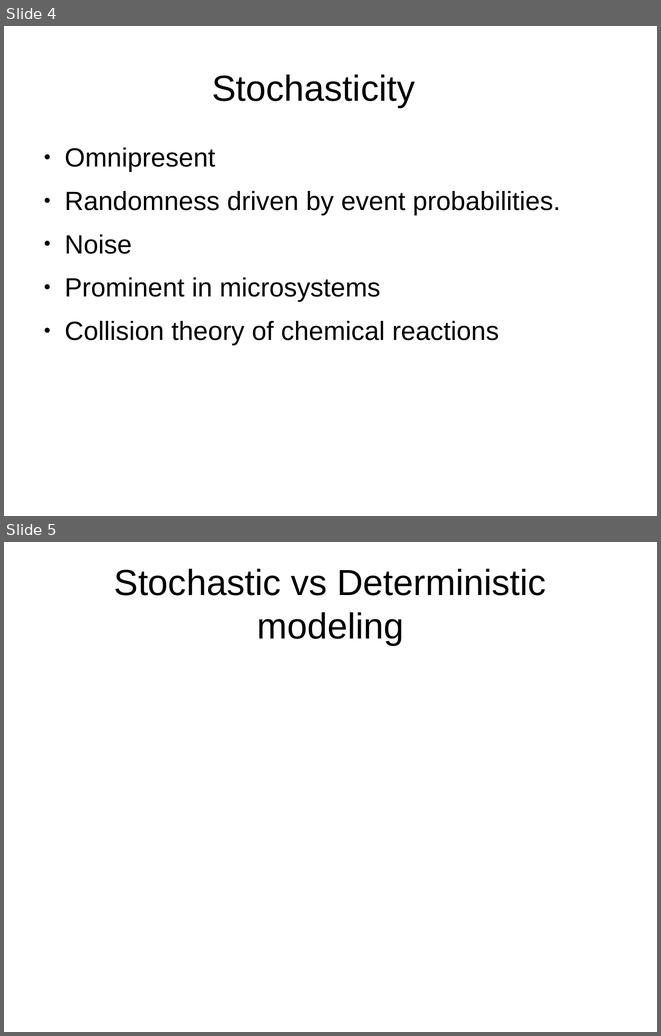
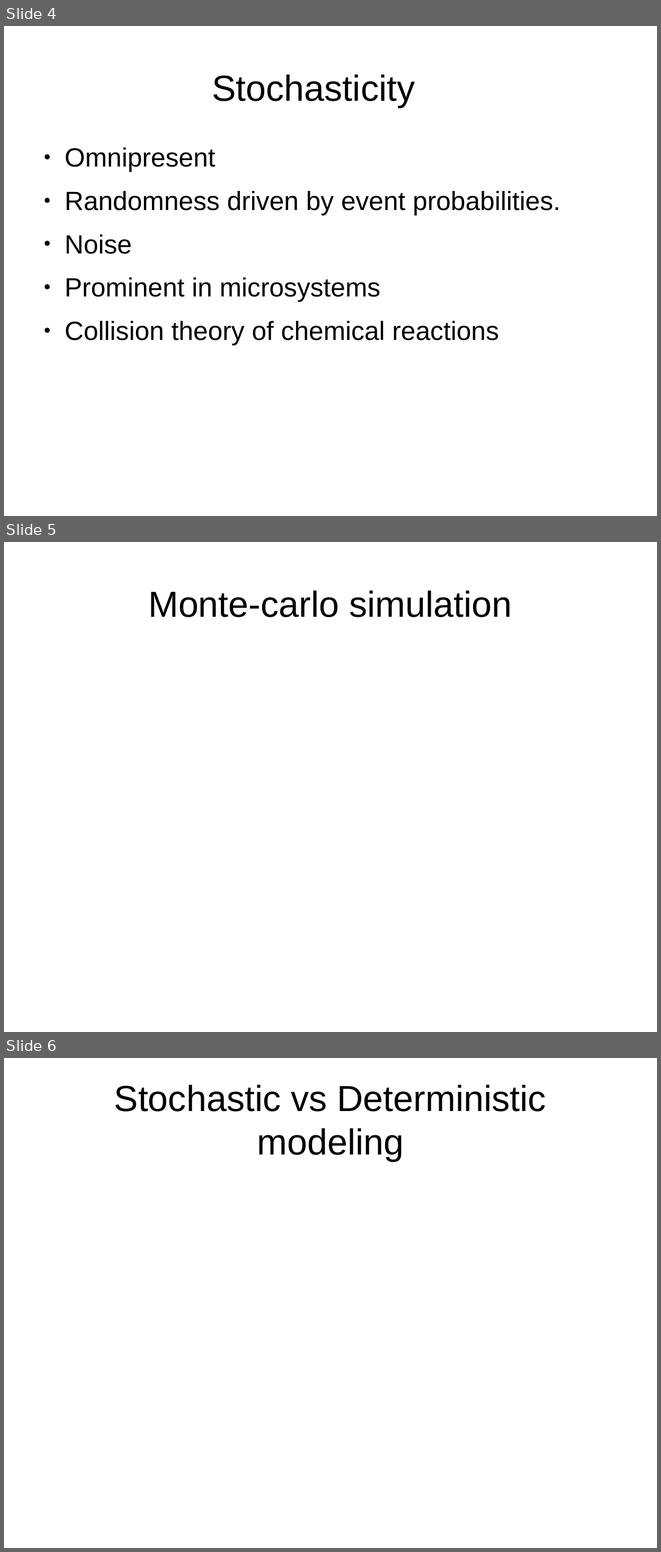
Before and after one commit to askhari139/a, a slide deck: presentation.odp. Shown one above the other, each under a label of ours: slides 4 and 5 before the commit, slides 4, 5 and 6 after it. The pictures are 661x1036 and 661x1552 pixels, drawn with LibreOffice and Linux fonts; fonts in the diff are those of the drawing. Boxes give left, top, right and bottom in pixels: in the first picture for what was removed or moved away, otherwise in the second. Text is boxed around its words. In the diff, an @@ line names an element or a change of style, - is before the commit and + after.

```diff
--- a/presentation.odp
+++ b/presentation.odp
@@ slide 5 added at [4,542,657,1032], background #FFFFFF @@
@@ title added at [148,590,512,617], 44 pt, text #000000 @@
+Monte-carlo simulation
@@ what was slide 5 is now slide 6 @@
```
Also in this commit, not shown: 9 other slides added.
